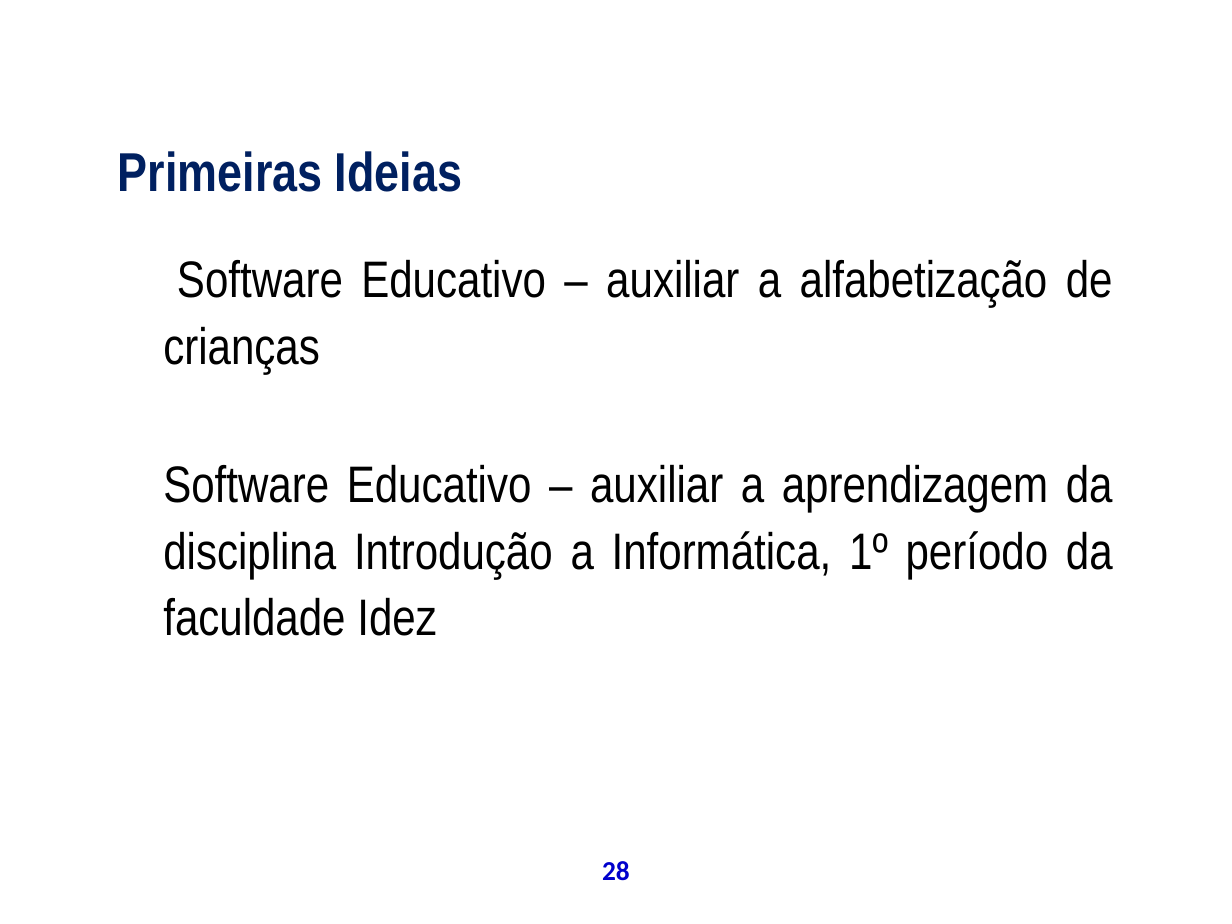
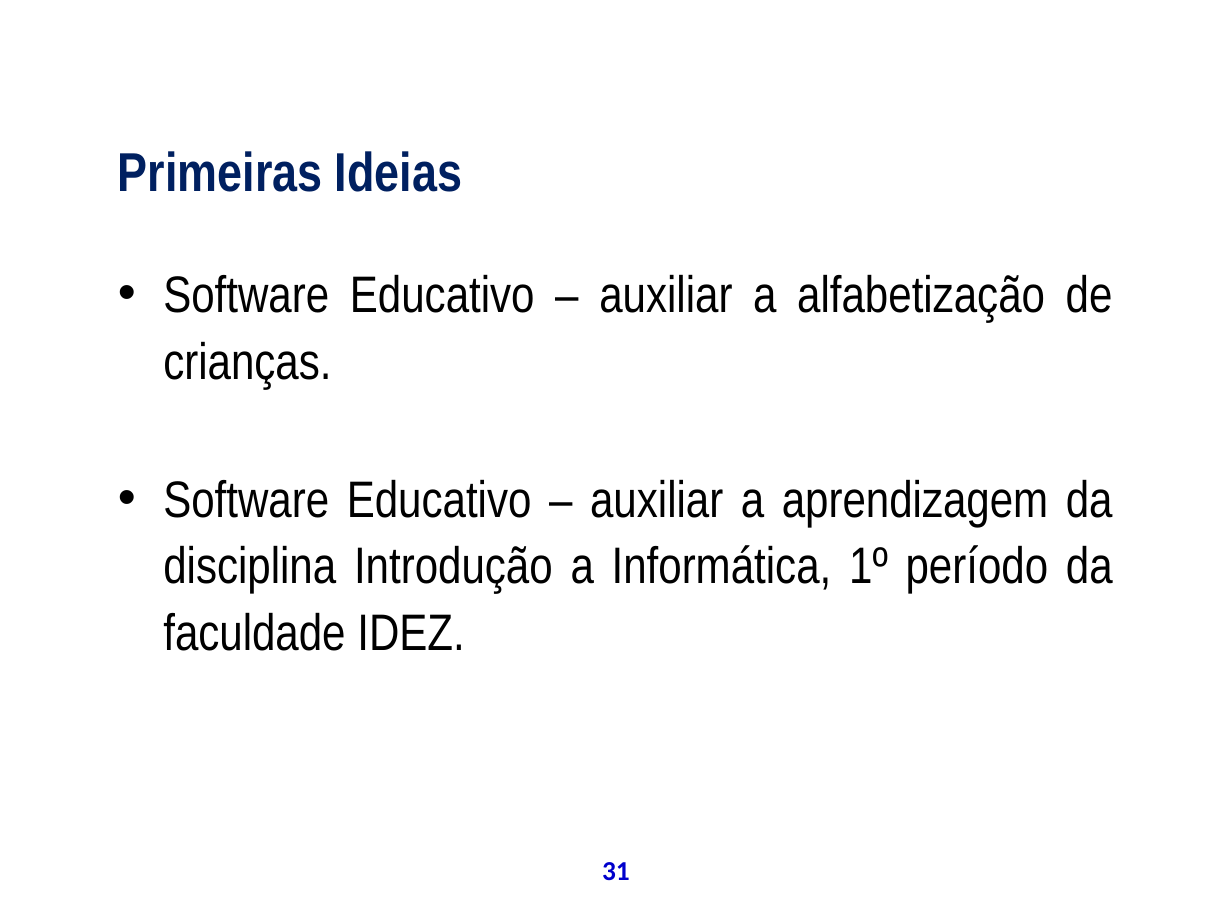
Before and after one commit to theoziran/sislodim, a slide deck: slide 31 of documentos/ProjetoPSA/Apresentação Final.ppt (slide 28 before the commit). Drawn at 1232x924 pixels with LibreOffice and Linux fonts; fonts in the diff are those of the drawing; background and template pictures are left out. Boxes give left, top, right and bottom in pixels: in the first picture for what was removed or moved away, otherwise in the second. Text is boxed around its words. In the diff, an @@ line names an element or a change of style, - is before the commit and + after.

```diff
--- a/documentos/ProjetoPSA/Apresentação Final.ppt
+++ b/documentos/ProjetoPSA/Apresentação Final.ppt
@@ text at box(163, 274, 1113, 651): text changed @@
-Software Educativo – auxiliar a alfabetização de crianças
-Software Educativo – auxiliar a aprendizagem da disciplina Introdução a Informática, 1º período da faculdade Idez
+• Software Educativo – auxiliar a alfabetização de crianças.
+• Software Educativo – auxiliar a aprendizagem da disciplina Introdução a Informática, 1º período da faculdade IDEZ.
@@ page number at box(602, 862, 630, 880): text changed @@
-28
+31
```
Also in this commit, not shown: 46 other slides changed, 4 slides added, 1 slide removed.
